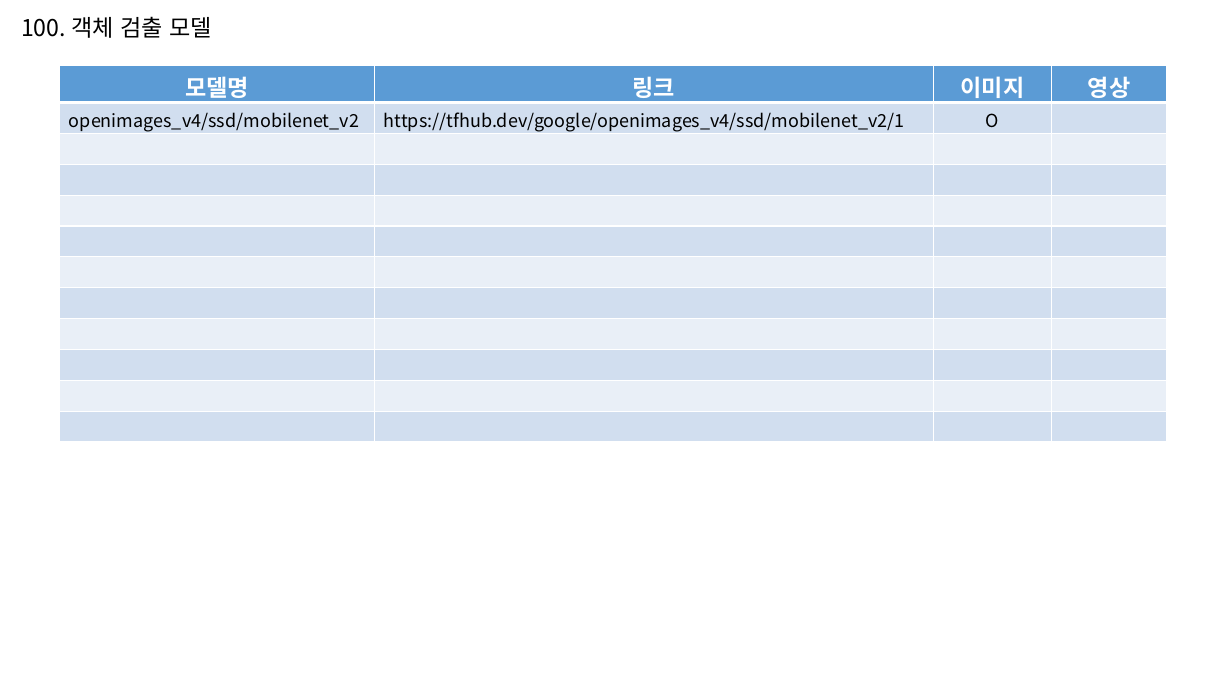
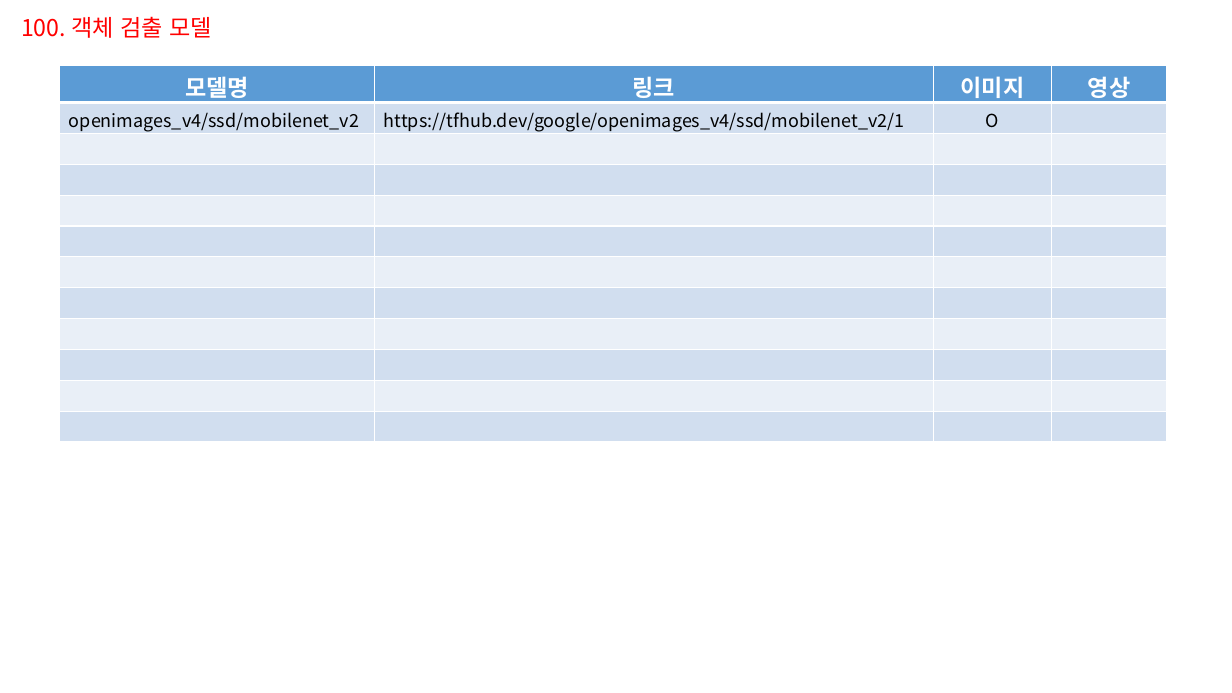
Before and after one commit to sweetleejoohyun/toy_backend, a slide deck: slide 4 of docs/순서도.pptx. Drawn at 1232x693 pixels with LibreOffice and Linux fonts; fonts in the diff are those of the drawing. Boxes give left, top, right and bottom in pixels: in the first picture for what was removed or moved away, otherwise in the second. Text is boxed around its words. In the diff, an @@ line names an element or a change of style, - is before the commit and + after.

```diff
--- a/docs/순서도.pptx
+++ b/docs/순서도.pptx
@@ text "100. 객체 검출 모델" at [21,16,212,38]: text colour #000000 to #FF0000 @@
```
Also in this commit, not shown: 1 other slide changed, 1 slide removed, 2 other files.
